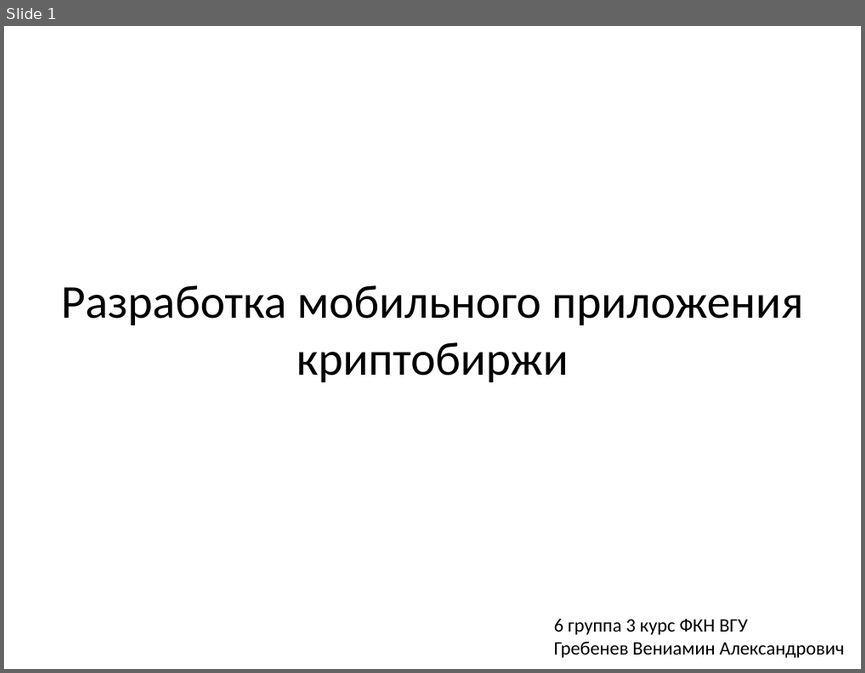
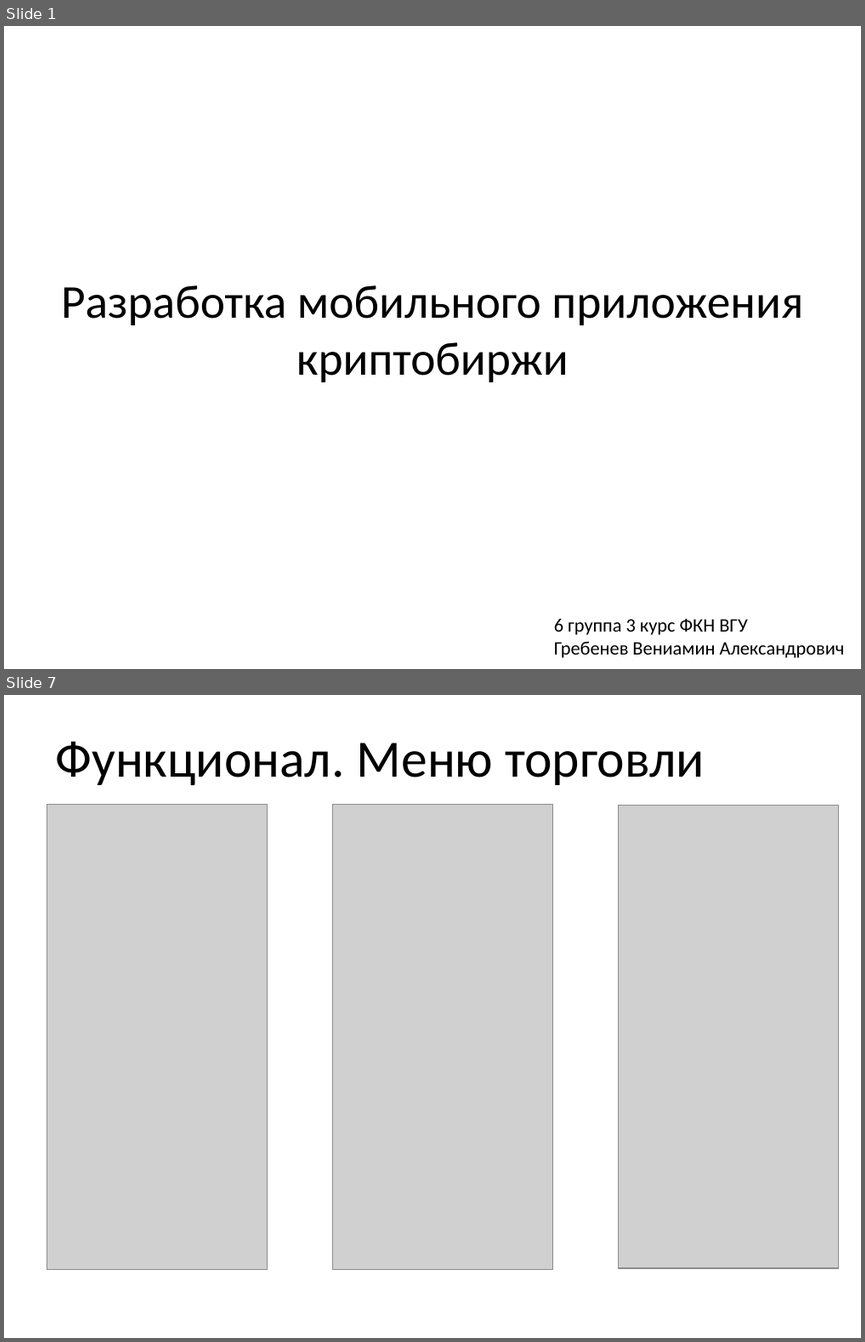
Before and after one commit to Ven-i-amin/kotlin_moblie, a slide deck: android-app/docs/media/presentation.pptx. Shown one above the other, each under a label of ours: slide 1 before the commit, slides 1 and 7 after it; the slides between them are not shown. The pictures are 865x673 and 865x1342 pixels, drawn with LibreOffice and Linux fonts; fonts in the diff are those of the drawing; grey boxes stand for pictures. Boxes give left, top, right and bottom in pixels: in the first picture for what was removed or moved away, otherwise in the second. Text is boxed around its words. In the diff, an @@ line names an element or a change of style, - is before the commit and + after.

```diff
--- a/android-app/docs/media/presentation.pptx
+++ b/android-app/docs/media/presentation.pptx
@@ slide 7 added at (4,695,861,1338), background #FFFFFF @@
@@ text added at (55,741,704,785), 44 pt, text #000000 @@
+Функционал. Меню торговли
@@ picture added at (46,804,267,1269) @@
@@ picture added at (332,804,552,1269) @@
@@ picture added at (619,805,839,1268) @@
```
Also in this commit, not shown: 4 slides changed, 2 other slides added, 4 slides removed.
